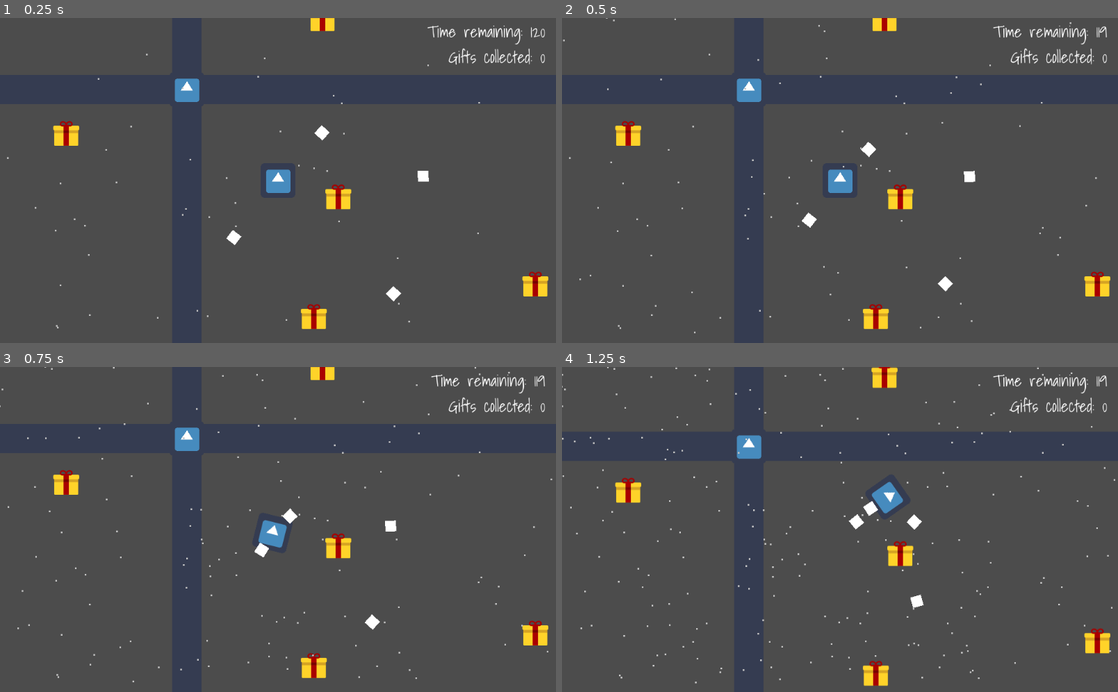
Above: before the commit, frames 1-4 (two rows, left to right).
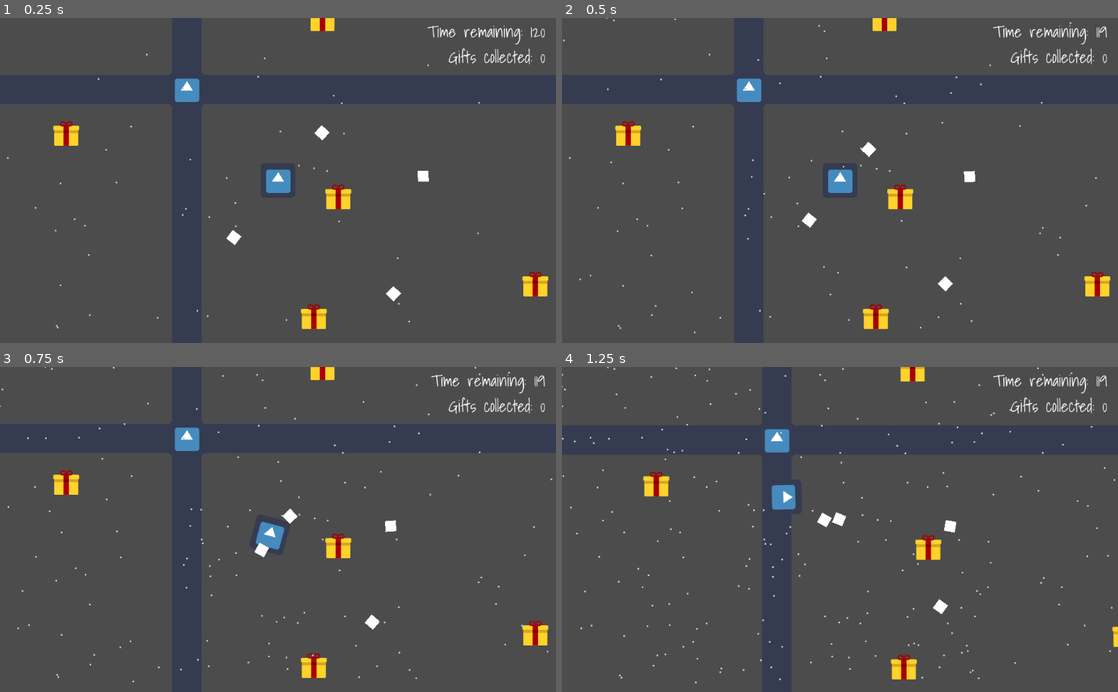
Above: after the commit, the same moments.

Repository: GameDrivenDesign/SebastHolyWandarousChristmasGame
Game: Godot game, scene res://scenes/world/world.tscn
Same seed, same stepped clock (60 frames per second), same inputs: the game is played once before the commit and once after it. The engine's default icon, where the game draws it, is replaced by a stand-in: a white triangle on a blue panel in a dark square.
Inputs (mouse positions are in pixels of both pictures, inside the frame that each line leads up to):
- Up to frame 1 (0.25 s): no input
- Up to frame 2 (0.5 s): no input
- Up to frame 3 (0.75 s): move the mouse to (400, 513) at 0.52 s; hold Right (right) from 0.53 s (still down); click (400, 513) at 0.6 s
- Up to frame 4 (1.25 s): keep holding Right (right)

Frames 1-2 are identical in both runs. In frame 3, 0.2% of the frame differs, in the area x 45-72%, y 43-81%; in frame 4, 4.6%, in the area x 9-100%, y 0-99%.

Commit message:
make dumb kids pick up gift projectiles

Diff:
--- a/scenes/dumb_kid/dumb_kid.gd
+++ b/scenes/dumb_kid/dumb_kid.gd
@@ -31,9 +31,19 @@
 func _physics_process(delta):
 	var collision_info = move_and_collide(velocity * delta)
 	if collision_info:
-		var collision_point = collision_info.position
-		var speed = (collision_info.collider_velocity - velocity).length()
-		if speed >= deadly_speed:
+		var collider = collision_info.collider
+		print(collider.get_groups())
+		if "players" in collider.get_groups():
+			var collision_point = collision_info.position
+			var speed = (collision_info.collider_velocity - velocity).length()
+			if speed >= deadly_speed:
+				$collision_shape.disabled = true
+				$placeholder_rect.color = Color(0.8, 0, 0)
+				alive = false
+		if "gift_projectiles" in collider.get_groups():
+			var collision_point = collision_info.position
+			var speed = (collision_info.collider_velocity - velocity).length()
 			$collision_shape.disabled = true
-			$placeholder_rect.color = Color(0.8, 0, 0)
+			$placeholder_rect.color = Color(0.0, 0.8, 0)
 			alive = false
+			collider.queue_free()
--- a/scenes/dumb_kid/dumb_kid.tscn
+++ b/scenes/dumb_kid/dumb_kid.tscn
@@ -7,7 +7,7 @@
 custom_solver_bias = 0.0
 extents = Vector2( 10, 10 )
 
-[node name="dumb_kid" type="KinematicBody2D"]
+[node name="dumb_kid" type="KinematicBody2D" index="0"]
 
 input_pickable = false
 collision_layer = 2
--- a/scenes/gift/gift.tscn
+++ b/scenes/gift/gift.tscn
@@ -8,7 +8,9 @@
 custom_solver_bias = 0.0
 extents = Vector2( 25, 25 )
 
-[node name="gift" type="Node2D"]
+[node name="gift" type="Node2D" groups=[
+"gifts",
+]]
 
 script = ExtResource( 1 )
 
--- a/scenes/gift/gift_projectile.tscn
+++ b/scenes/gift/gift_projectile.tscn
@@ -8,7 +8,9 @@
 custom_solver_bias = 0.0
 extents = Vector2( 10.5505, 10 )
 
-[node name="gift_projectile" type="RigidBody2D" index="0"]
+[node name="gift_projectile" type="RigidBody2D" groups=[
+"gift_projectiles",
+]]
 
 input_pickable = false
 collision_layer = 8
--- a/scenes/world/world.tscn
+++ b/scenes/world/world.tscn
@@ -42,7 +42,7 @@
 [node name="player" parent="." index="1" instance=ExtResource( 2 )]
 
 position = Vector2( 200, 200 )
-_sections_unfolded = [ "Angular", "Linear", "Transform" ]
+_sections_unfolded = [ "Angular", "Collision", "Linear", "Transform" ]
 
 [node name="Camera2D" type="Camera2D" parent="player" index="2"]
 
@@ -113,21 +113,17 @@
 [node name="dumb_kid" parent="dumb_kids" index="0" instance=ExtResource( 6 )]
 
 position = Vector2( 97.28, 332.771 )
-deadly_speed = 350
 
 [node name="dumb_kid2" parent="dumb_kids" index="1" instance=ExtResource( 6 )]
 
 position = Vector2( 492.203, 191.081 )
-deadly_speed = 350
 
 [node name="dumb_kid3" parent="dumb_kids" index="2" instance=ExtResource( 6 )]
 
 position = Vector2( 428.895, 424.719 )
-deadly_speed = 350
 
 [node name="dumb_kid4" parent="dumb_kids" index="3" instance=ExtResource( 6 )]
 
 position = Vector2( 305.293, 85.5674 )
-deadly_speed = 350
 
 [connection signal="gift_count_changed" from="player" to="CanvasLayer/hud" method="update_gift_count"]
